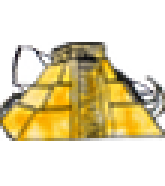
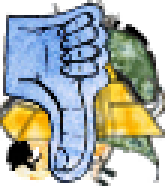
Layer changes from the first 165x186 image to the second:
added layer "4C" above "4S" over bbox(3, 3, 111, 183)
showed "3S" over bbox(6, 3, 159, 183)
showed "2C" over bbox(15, 0, 147, 186)
showed "2S" over bbox(6, 15, 156, 171)
showed "1S" over bbox(18, 0, 144, 186)
